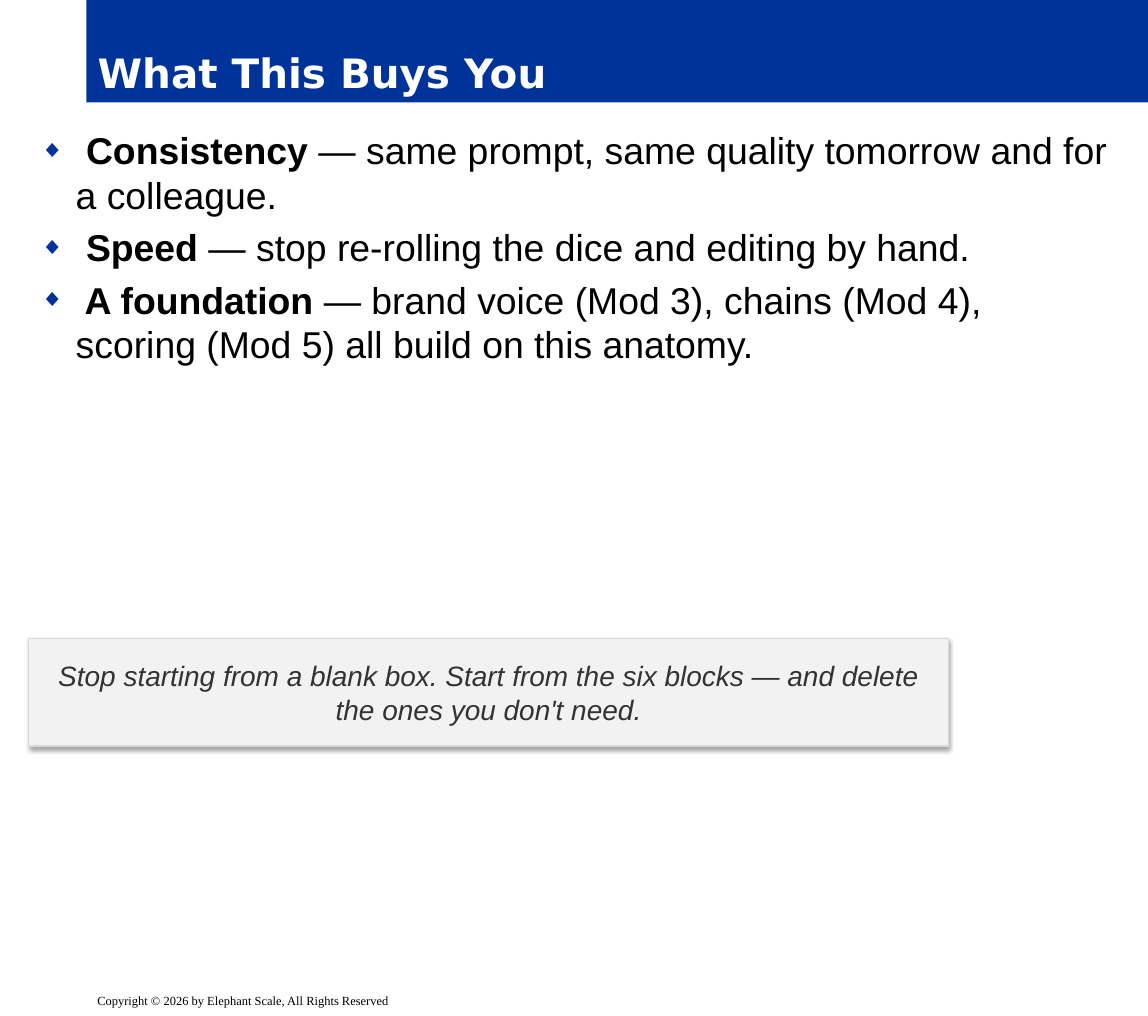
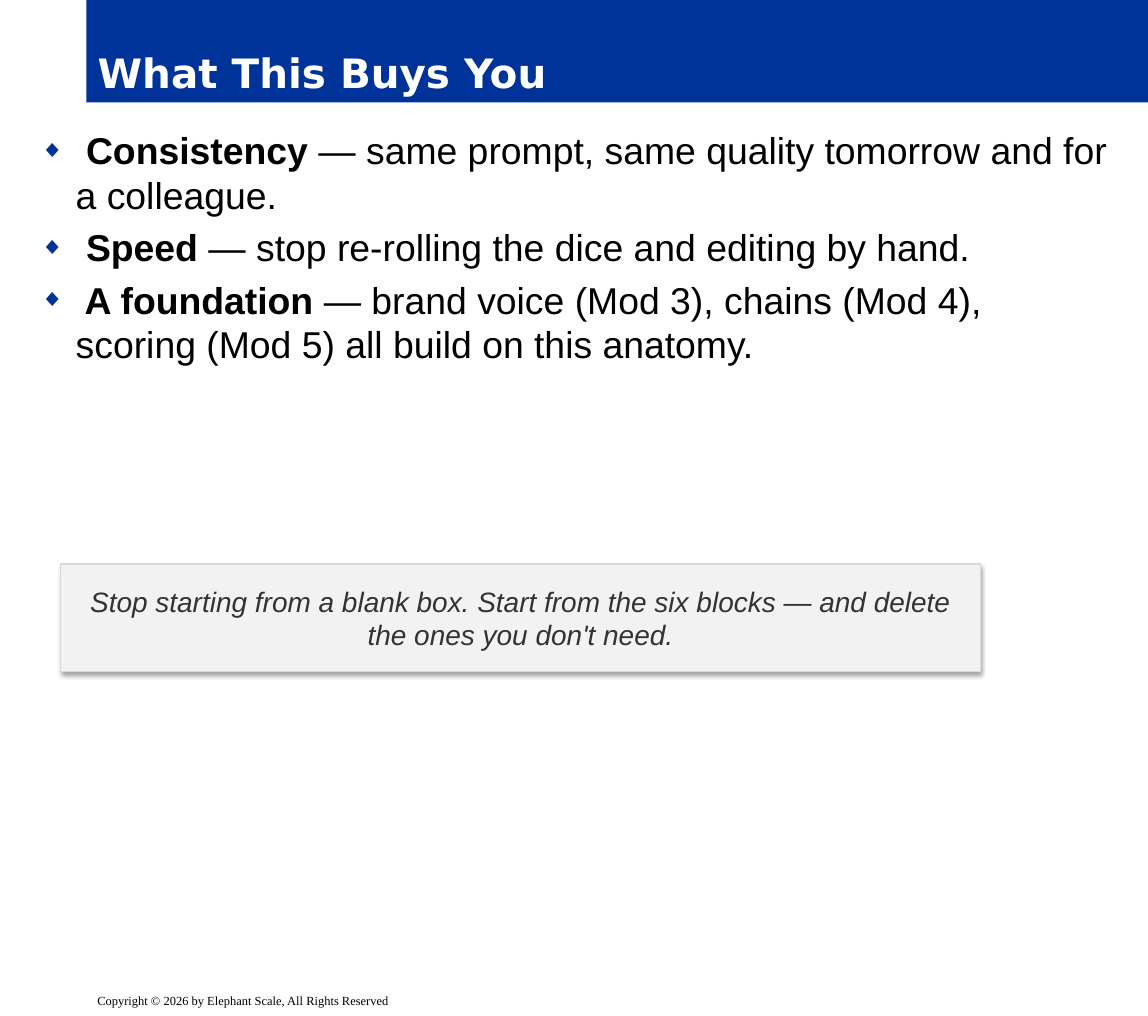
Before and after one commit to elephantscale/Prompt_Engineering_for_Business_Professionals, a slide deck: slide 11 of slides/release/02-anatomy-of-a-prompt.pptx. Drawn at 1148x1016 pixels with LibreOffice and Linux fonts; fonts in the diff are those of the drawing; background and template pictures are left out. Boxes give left, top, right and bottom in pixels: in the first picture for what was removed or moved away, otherwise in the second. Text is boxed around its words. In the diff, an @@ line names an element or a change of style, - is before the commit and + after.

```diff
--- a/slides/release/02-anatomy-of-a-prompt.pptx
+++ b/slides/release/02-anatomy-of-a-prompt.pptx
@@ rectangle "Stop starting from a blank ...": place and size @@
-rectangle "Stop starting from a blank ..." at bbox=[29, 638, 949, 746]
+rectangle "Stop starting from a blank ..." at bbox=[60, 564, 980, 672]
```
Also in this commit, not shown: 8 other slides changed, 1 other file.
